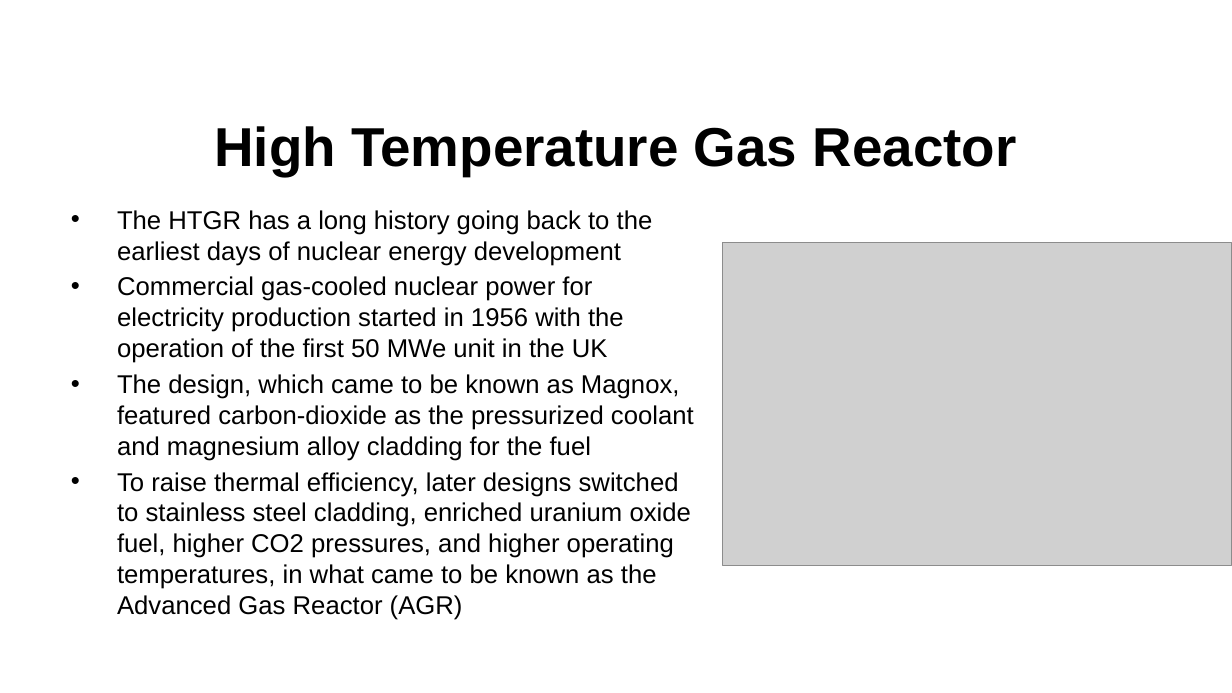
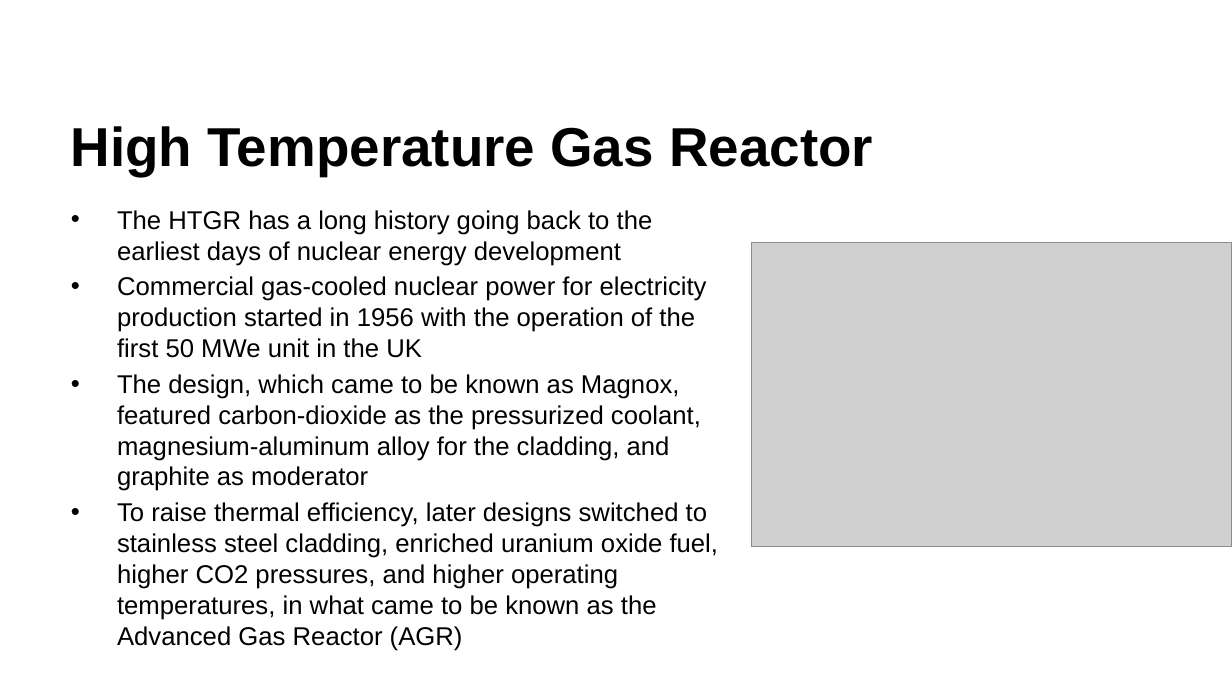
Before and after one commit to benbeeler/TEACHING, a slide deck: slide 3 of Advanced Reactor Materials/Fall2025/Lec2_TRISO.pptx. Drawn at 1232x693 pixels with LibreOffice and Linux fonts; fonts in the diff are those of the drawing; grey boxes stand for pictures; background and template pictures are left out. Boxes give left, top, right and bottom in pixels: in the first picture for what was removed or moved away, otherwise in the second. Text is boxed around its words. In the diff, an @@ line names an element or a change of style, - is before the commit and + after.

```diff
--- a/Advanced Reactor Materials/Fall2025/Lec2_TRISO.pptx
+++ b/Advanced Reactor Materials/Fall2025/Lec2_TRISO.pptx
@@ title "High Temperature Gas Reactor" at (71, 126, 873, 176): alignment centre to left @@
@@ picture: place and size @@
-picture at (723, 242, 1232, 565)
+picture at (751, 242, 1232, 547)
@@ text at (117, 374, 701, 491): text changed @@
-• The design, which came to be known as Magnox, featured carbon-dioxide as the pressurized coolant and magnesium alloy cladding for the fuel
+• The design, which came to be known as Magnox, featured carbon-dioxide as the pressurized coolant, magnesium-aluminum alloy for the cladding, and graphite as moderator
```
Also in this commit, not shown: 6 other slides changed, 1 slide added, 6 other files.
